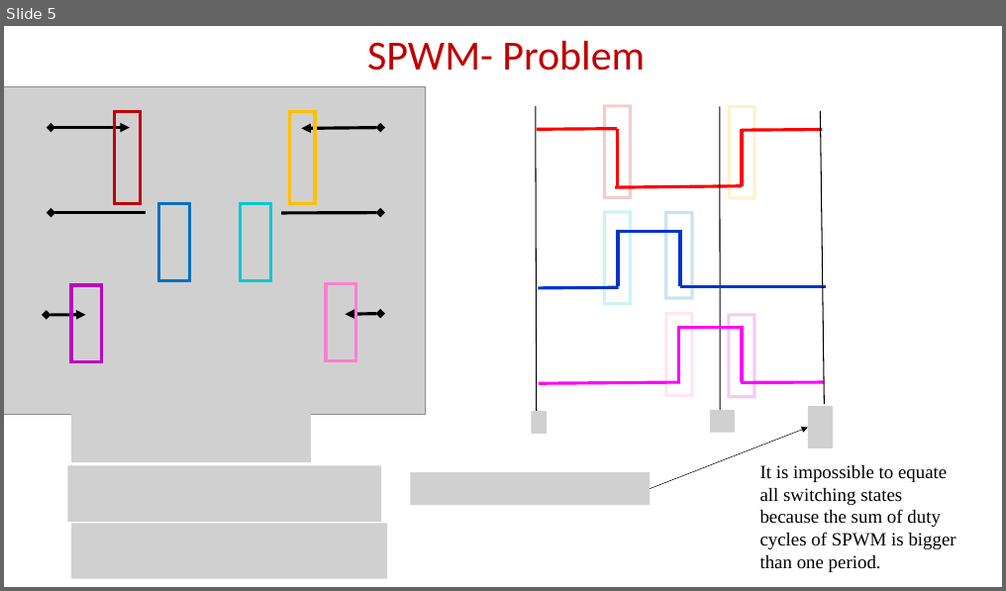
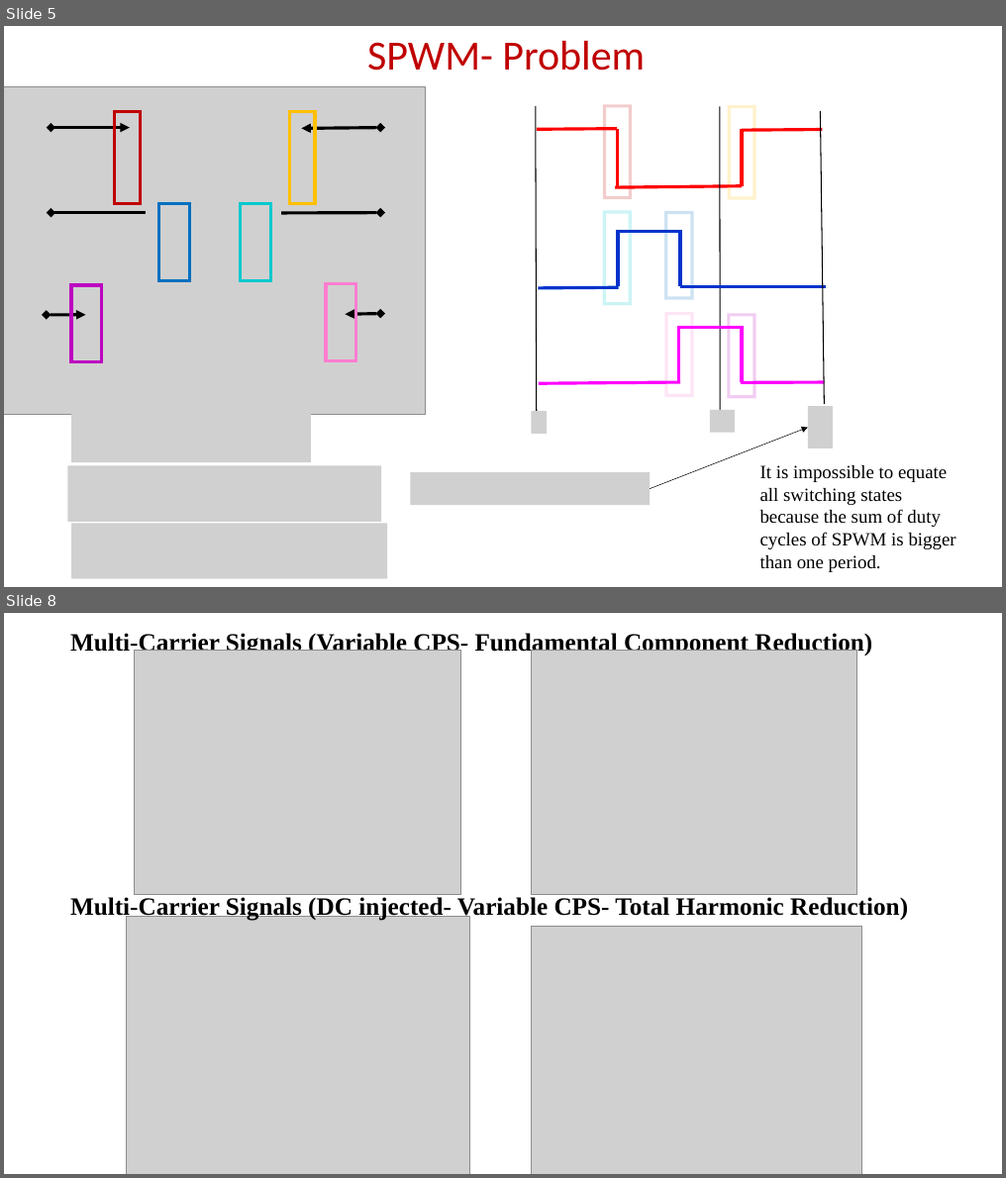
Before and after one commit to EnesAyaz/KTH, a slide deck: Switching Function - Reduced CMV PWM/dvdtReduction/dvdt.pptx. Shown one above the other, each under a label of ours: slide 5 before the commit, slides 5 and 8 after it; the slides between them are not shown. The pictures are 1006x591 and 1006x1178 pixels, drawn with LibreOffice and Linux fonts; fonts in the diff are those of the drawing; grey boxes stand for pictures. Boxes give left, top, right and bottom in pixels: in the first picture for what was removed or moved away, otherwise in the second. Text is boxed around its words. In the diff, an @@ line names an element or a change of style, - is before the commit and + after.

```diff
--- a/Switching Function - Reduced CMV PWM/dvdtReduction/dvdt.pptx
+++ b/Switching Function - Reduced CMV PWM/dvdtReduction/dvdt.pptx
@@ slide 8 added at box(4, 613, 1002, 1174), background #FFFFFF @@
@@ text added at box(70, 631, 872, 657), 24 pt, text #000000, bold @@
+Multi-Carrier Signals (Variable CPS- Fundamental Component Reduction)
@@ picture added at box(135, 650, 460, 894) @@
@@ picture added at box(531, 650, 857, 894) @@
@@ text added at box(70, 895, 908, 921), 24 pt, text #000000, bold @@
+Multi-Carrier Signals (DC injected- Variable CPS- Total Harmonic Reduction)
@@ picture added at box(126, 917, 469, 1174) @@
@@ picture added at box(531, 926, 862, 1174) @@
```
Also in this commit, not shown: 3 slides changed, 3 other slides added, 1 slide removed, 2 other files.
